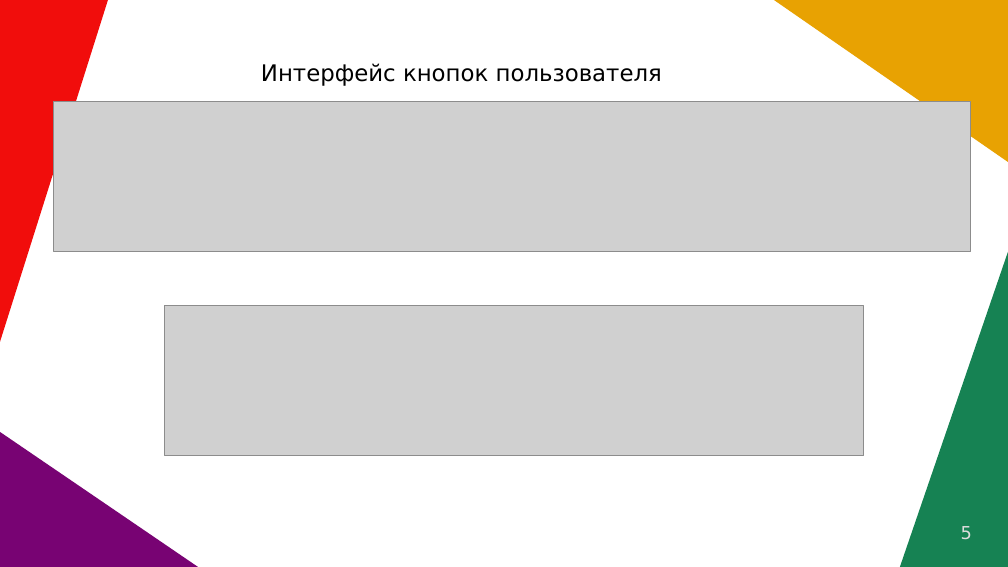
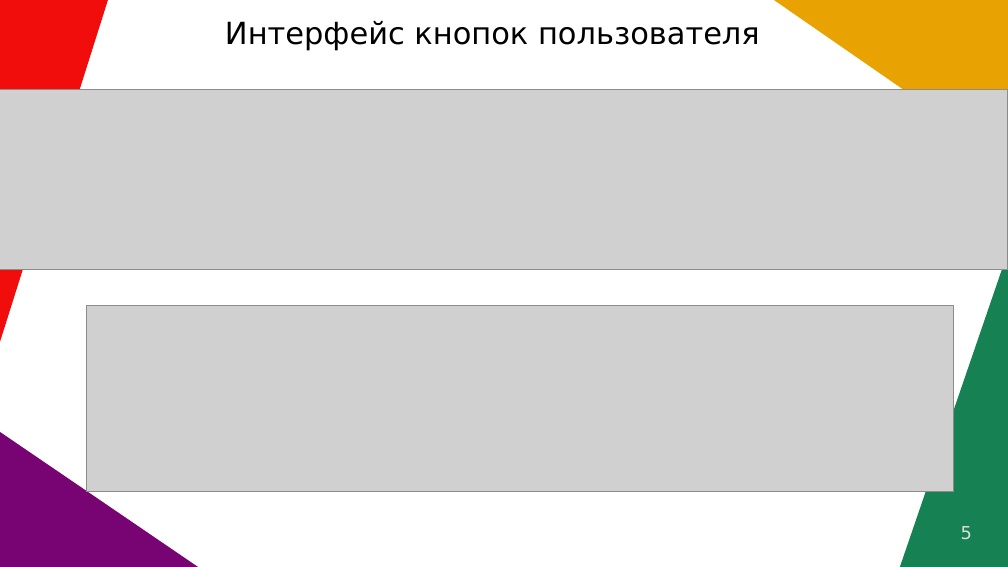
Before and after one commit to mrgv9086/tg_school_bot, a slide deck: slide 5 of press_for_tg_bot.odp. Drawn at 1008x567 pixels with LibreOffice and Linux fonts; fonts in the diff are those of the drawing; grey boxes stand for pictures. Boxes give left, top, right and bottom in pixels: in the first picture for what was removed or moved away, otherwise in the second. Text is boxed around its words. In the diff, an @@ line names an element or a change of style, - is before the commit and + after.

```diff
--- a/press_for_tg_bot.odp
+++ b/press_for_tg_bot.odp
@@ text "Интерфейс кнопок пользователя": place and size @@
-text "Интерфейс кнопок пользователя" at bbox=[261, 63, 662, 86]
+text "Интерфейс кнопок пользователя" at bbox=[225, 20, 760, 51]
@@ text "Интерфейс кнопок пользователя" at bbox=[225, 20, 760, 51]: size 18 to 24 pt @@
@@ picture: place and size @@
-picture at bbox=[165, 306, 864, 456]
+picture at bbox=[0, 90, 1008, 270]
@@ picture: place and size @@
-picture at bbox=[54, 102, 971, 252]
+picture at bbox=[86, 306, 954, 492]
```
Also in this commit, not shown: 3 other slides changed, 3 other files.
